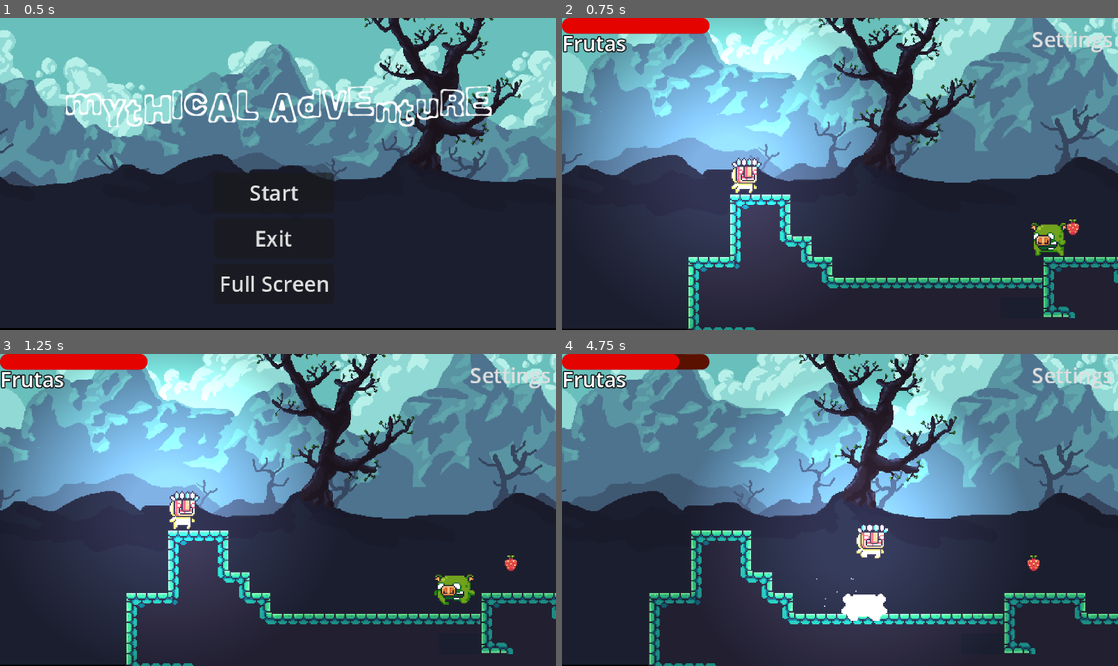
Above: before the commit, frames 1-4 (two rows, left to right).
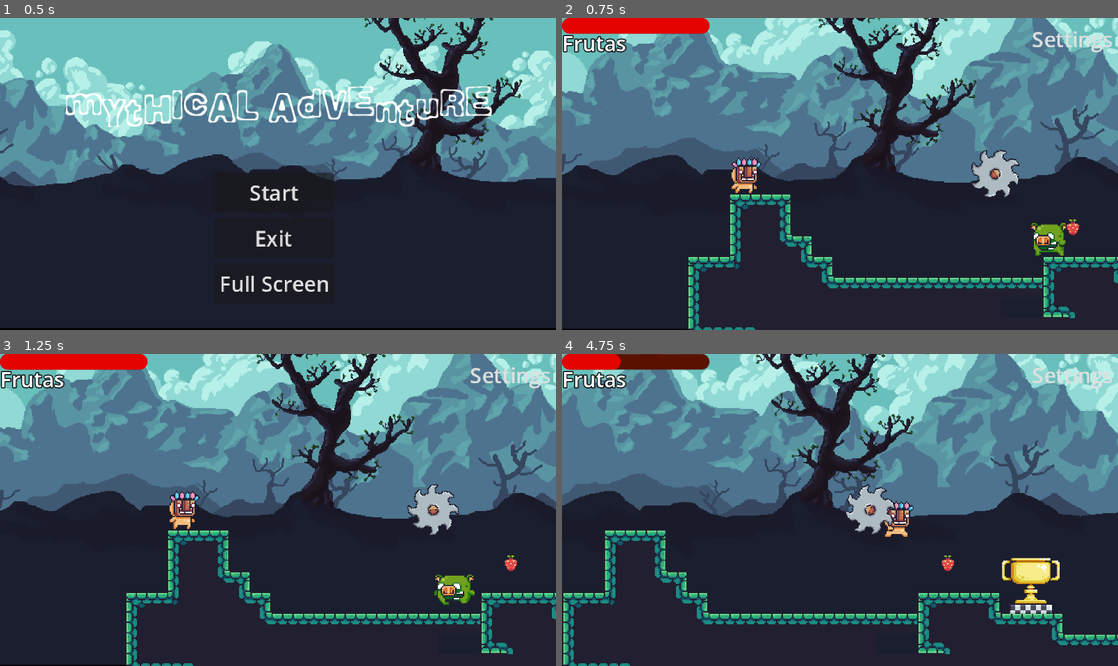
Above: after the commit, the same moments.

Repository: Contra-Maestre/MythicalAdventure
Game: Godot game, scene res://main_menu.tscn
Two runs of this game, one before a commit and one after it. Both use one fixed random seed, a clock stepped at 60 frames per second and the inputs below.
Inputs:
- Up to frame 1 (0.5 s): no input
- Up to frame 2 (0.75 s): click "Start" at 0.5 s
- Up to frame 3 (1.25 s): no input
- Up to frame 4 (4.75 s): hold Right (ui_right) 1.28-2.78 s; tap Up (ui_up) at 1.52, 2.27, 3.77, 4.52 s; hold Left (ui_left) 2.78-3.53 s; hold Right (ui_right) from 3.53 s (still down)

Frame 1 is identical in both runs. In frame 2, 30% of the frame differs, in the area x 2-83%, y 2-97%; in frame 3, 30%; in frame 4, 52%, in the area x 0-100%, y 0-100%.

Commit message:
Añadiendo nuevas trampas y GameObjects

Diff:
--- a/Items/fire_trap.tscn
+++ b/Items/fire_trap.tscn
@@ -36,7 +36,7 @@
 light_mode = 2
 
 [sub_resource type="Gradient" id="Gradient_kgxp6"]
-offsets = PackedFloat32Array(0, 0.707792)
+offsets = PackedFloat32Array(0, 0.337662)
 colors = PackedColorArray(1, 1, 1, 1, 0, 0, 0, 1)
 
 [sub_resource type="GradientTexture2D" id="GradientTexture2D_mcrx4"]
@@ -67,7 +67,7 @@
 frame_progress = 0.0465284
 
 [node name="VolumetricLight" type="Sprite2D" parent="."]
-modulate = Color(1, 0.458824, 0.00392157, 0.247059)
+modulate = Color(1, 0.458824, 0.00392157, 0.2)
 z_index = 10
 material = SubResource("CanvasItemMaterial_7i5ce")
 position = Vector2(-1, -33)
--- a/Items/platform.tscn
+++ b/Items/platform.tscn
@@ -1,19 +1,12 @@
-[gd_scene load_steps=5 format=3 uid="uid://bp73sa1grvhri"]
+[gd_scene load_steps=4 format=3 uid="uid://bp73sa1grvhri"]
 
 [ext_resource type="Script" uid="uid://y8oaexyjowei" path="res://platform.gd" id="1_6wewc"]
 [ext_resource type="Texture2D" uid="uid://i6s3gmq6sfr4" path="res://Assets_PixelAdventure/Traps/Platforms/Brown Off.png" id="2_oc5w6"]
-
-[sub_resource type="Curve2D" id="Curve2D_6wewc"]
-_data = {
-"points": PackedVector2Array(0, 0, 0, 0, 19, -103, 0, 0, 0, 0, 18, 65, 0, 0, 0, 0, 27, 65, 0, 0, 0, 0, 26, -102, 0, 0, 0, 0, 19, -103)
-}
-point_count = 5
 
 [sub_resource type="RectangleShape2D" id="RectangleShape2D_axo6j"]
 size = Vector2(32, 4.5)
 
 [node name="Platform" type="Path2D"]
-curve = SubResource("Curve2D_6wewc")
 script = ExtResource("1_6wewc")
 
 [node name="PathFollow2D" type="PathFollow2D" parent="."]
--- a/Personajes/Enemies/cerdo_enemy.tscn
+++ b/Personajes/Enemies/cerdo_enemy.tscn
@@ -3,6 +3,7 @@
 [ext_resource type="PackedScene" uid="uid://bb7seqblyty6j" path="res://Personajes/personajes.tscn" id="1_oagu3"]
 [ext_resource type="Script" uid="uid://c3qup426isnv4" path="res://Personajes/Enemies/cerdo_enemy.gd" id="2_337pu"]
 [ext_resource type="Texture2D" uid="uid://qh4778c8molj" path="res://Assets_PixelAdventure/Enemies/AngryPig/angryPig.png" id="2_teds6"]
+[ext_resource type="PackedScene" uid="uid://b128k8wr8md7w" path="res://TrapsGame/dmg_player.tscn" id="4_ot65d"]
 
 [sub_resource type="RectangleShape2D" id="RectangleShape2D_337pu"]
 size = Vector2(23, 21)
@@ -102,9 +103,6 @@
 &"walk": SubResource("Animation_nboef")
 }
 
-[sub_resource type="RectangleShape2D" id="RectangleShape2D_ot65d"]
-size = Vector2(28, 21)
-
 [node name="CerdoEnemy" groups=["enemigo"] instance=ExtResource("1_oagu3")]
 script = ExtResource("2_337pu")
 
@@ -141,11 +139,4 @@
 
 [node name="RayCast2D" type="RayCast2D" parent="Damage" index="0"]
 
-[node name="dmgPlayer" type="Area2D" parent="." index="5"]
-collision_layer = 2
-
-[node name="CollisionShape2D" type="CollisionShape2D" parent="dmgPlayer" index="0"]
-position = Vector2(0, 0.5)
-shape = SubResource("RectangleShape2D_ot65d")
-
-[connection signal="body_entered" from="dmgPlayer" to="." method="_on_dmg_player_body_entered"]
+[node name="dmgPlayer" parent="." index="5" instance=ExtResource("4_ot65d")]
--- a/Player/player.gd
+++ b/Player/player.gd
@@ -17,12 +17,14 @@
 @onready var particlePlayer : CPUParticles2D = $CPUParticles2D
 @onready var menuButton : MenuButton = $CanvasLayer/MenuButton
 @onready var quitPopup := menuButton.get_popup()
+@onready var lightPlayer : PointLight2D = $PointLight2D
 
 enum estados {NORMAL, HURT, PAUSE}
 var estadoActual = estados.NORMAL
 
 func _ready() -> void:
 	$CanvasLayer/HPProgressBar.value = life
+	lightPlayer.enabled = false
 	PruebaAuto.player = self
 	particlePlayer.emitting = false
 	quitPopup.id_pressed.connect(quitSettings)
@@ -86,3 +88,7 @@
 	match (id):
 		0:
 			get_tree().quit()
+
+
+func _on_finde_nivel_change_level() -> void:
+	lightPlayer.enabled = true
--- a/Player/player.tscn
+++ b/Player/player.tscn
@@ -188,6 +188,7 @@
 [node name="PointLight2D" type="PointLight2D" parent="."]
 position = Vector2(1.5, 0.5)
 scale = Vector2(1.04688, 0.984375)
+enabled = false
 texture = SubResource("GradientTexture2D_fhl08")
 height = 390.0
 
--- /dev/null
+++ b/TrapsGame/dmg_player.tscn
@@ -0,0 +1,11 @@
+[gd_scene load_steps=2 format=3 uid="uid://b128k8wr8md7w"]
+
+[sub_resource type="RectangleShape2D" id="RectangleShape2D_ot65d"]
+size = Vector2(28, 21)
+
+[node name="dmgPlayer" type="Area2D"]
+collision_layer = 2
+
+[node name="CollisionShape2D" type="CollisionShape2D" parent="."]
+position = Vector2(0, 0.5)
+shape = SubResource("RectangleShape2D_ot65d")
--- /dev/null
+++ b/TrapsGame/saw.gd
@@ -0,0 +1,33 @@
+@tool
+extends Node2D
+
+var dmg := 3
+var isRight = true
+@export var speedSaw := .2
+@onready var spriteSaw : Sprite2D = $CurrentSaw/SpriteOff
+@onready var pathSaw :PathFollow2D = $Path2D/PathFollow2D
+
+# Called when the node enters the scene tree for the first time.
+func _ready() -> void:
+	pass # Replace with function body.
+
+
+# Called every frame. 'delta' is the elapsed time since the previous frame.
+func _process(delta: float) -> void:
+	spriteSaw.rotate(deg_to_rad(10))
+	$CurrentSaw.global_position = pathSaw.global_position
+
+	if pathSaw.progress_ratio < 1:
+		pathSaw.progress_ratio += speedSaw * delta
+	else :
+		pathSaw.progress_ratio -= speedSaw * delta
+
+	if pathSaw.progress_ratio >= .95:
+		isRight = false
+	elif pathSaw.progress_ratio <= .05:
+		isRight = true
+
+
+func _on_dmg_player_body_entered(body: Node2D) -> void:
+	if body is Player:
+		body.TakeDamage(dmg)
--- /dev/null
+++ b/TrapsGame/saw.tscn
@@ -0,0 +1,22 @@
+[gd_scene load_steps=4 format=3 uid="uid://ddkq8icmdysac"]
+
+[ext_resource type="Script" uid="uid://be4shidypnsl0" path="res://TrapsGame/saw.gd" id="1_eilpg"]
+[ext_resource type="Texture2D" uid="uid://5yqlida7hamy" path="res://Assets_PixelAdventure/Traps/Saw/Off.png" id="1_fwp4y"]
+[ext_resource type="PackedScene" uid="uid://b128k8wr8md7w" path="res://TrapsGame/dmg_player.tscn" id="3_3sjf6"]
+
+[node name="Saw" type="Node2D"]
+script = ExtResource("1_eilpg")
+
+[node name="CurrentSaw" type="Node2D" parent="."]
+
+[node name="SpriteOff" type="Sprite2D" parent="CurrentSaw"]
+position = Vector2(-1, 0)
+texture = ExtResource("1_fwp4y")
+
+[node name="dmgPlayer" parent="CurrentSaw" instance=ExtResource("3_3sjf6")]
+
+[node name="Path2D" type="Path2D" parent="."]
+
+[node name="PathFollow2D" type="PathFollow2D" parent="Path2D"]
+
+[connection signal="body_entered" from="CurrentSaw/dmgPlayer" to="." method="_on_dmg_player_body_entered"]
--- a/World/world.tscn
+++ b/World/world.tscn
@@ -12,6 +12,7 @@
 [ext_resource type="PackedScene" uid="uid://b5iohafcqafgc" path="res://World/finde_nivel.tscn" id="10_w47uh"]
 [ext_resource type="PackedScene" uid="uid://bp73sa1grvhri" path="res://Items/platform.tscn" id="11_lo5ox"]
 [ext_resource type="Script" uid="uid://do1x2t64a843r" path="res://World/fall_damage.gd" id="12_h2aik"]
+[ext_resource type="PackedScene" uid="uid://ddkq8icmdysac" path="res://TrapsGame/saw.tscn" id="13_0wqet"]
 
 [sub_resource type="TileSetAtlasSource" id="TileSetAtlasSource_j8job"]
 texture = ExtResource("2_8a836")
@@ -162,7 +163,7 @@
 position = Vector2(-24, -2)
 
 [node name="FindeNivel" parent="." instance=ExtResource("10_w47uh")]
-position = Vector2(3852, 96)
+position = Vector2(292, 48)
 
 [node name="EnemyStorage" type="Node" parent="."]
 
@@ -210,4 +211,7 @@
 position = Vector2(1995, 236.25)
 shape = SubResource("RectangleShape2D_0wqet")
 
+[node name="Saw" parent="." instance=ExtResource("13_0wqet")]
+position = Vector2(170, 0)
+
 [connection signal="body_entered" from="FallDamage" to="FallDamage" method="_on_body_entered"]
Not shown, added: TrapsGame/saw.gd.uid
Not shown: 1 places in World/world.tscn that only renumber resources
